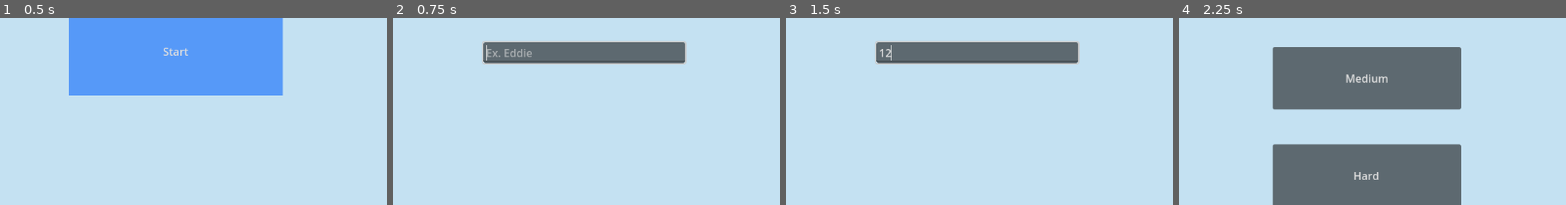
Above: before the commit, frames 1-4 (left to right).
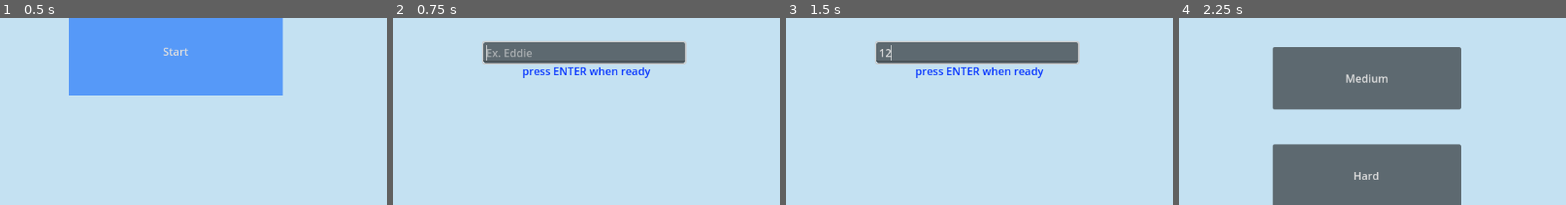
Above: after the commit, the same moments.

Repository: syddddddd/COMP4900_Project2
Game: Godot game, scene res://HomePage.tscn
Same seed, same stepped clock (60 frames per second), same inputs: the game is played once before the commit and once after it.
Inputs (mouse positions are % of the whole screen's width and height, from its top left):
- Up to frame 1 (0.5 s): no input
- Up to frame 2 (0.75 s): click "Start" at 0.5 s
- Up to frame 3 (1.5 s): click (50, 57) at 1.27 s; type "12" at 1.35 s
- Up to frame 4 (2.25 s): tap Enter (ui_accept) at 2 s; move the mouse to (72, 51) at 2.02 s; click (72, 51) at 2.17 s
The pictures show only the part of the screen within x 25-75%, y 48-98%; the shares and areas given below are measured in that part.

Frame 1 is identical in both runs. In frame 2, 0.7% of the frame differs, in the area x 33-67%, y 25-33%; in frame 3, 0.7%; in frame 4, nothing differs.

Commit message:
added label

Diff:
--- a/project-2-comp-49000/NameSelect.tscn
+++ b/project-2-comp-49000/NameSelect.tscn
@@ -1,8 +1,11 @@
-[gd_scene load_steps=3 format=3 uid="uid://lol6twad70hw"]
+[gd_scene load_steps=4 format=3 uid="uid://lol6twad70hw"]
 
 [ext_resource type="Script" uid="uid://723yndgu01gp" path="res://name_select.gd" id="1_tc8jb"]
 
 [sub_resource type="Theme" id="Theme_boddn"]
+
+[sub_resource type="LabelSettings" id="LabelSettings_tc8jb"]
+font_color = Color(0.03137255, 0.21176471, 1, 1)
 
 [node name="Node2D" type="Node2D"]
 script = ExtResource("1_tc8jb")
@@ -23,6 +26,15 @@
 text = "Enter Your Name "
 horizontal_alignment = 1
 
+[node name="Label" type="Label" parent="."]
+offset_left = 427.0
+offset_top = 340.0
+offset_right = 734.0
+offset_bottom = 392.0
+text = "press ENTER when ready"
+label_settings = SubResource("LabelSettings_tc8jb")
+horizontal_alignment = 1
+
 [node name="CenterContainer" type="CenterContainer" parent="."]
 offset_right = 1154.0
 offset_bottom = 649.0
